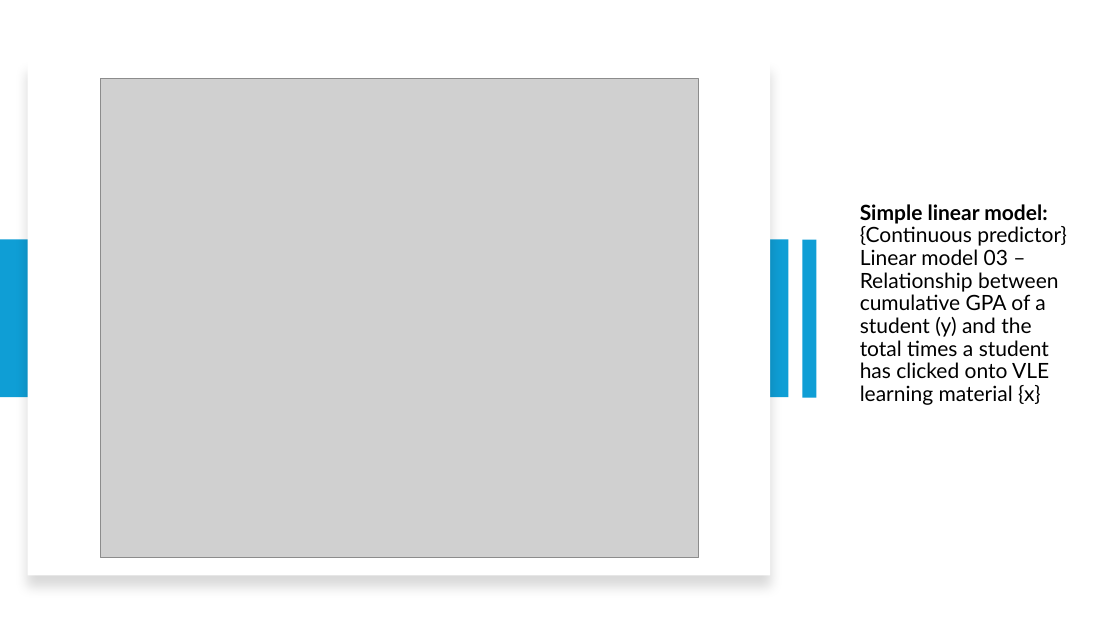
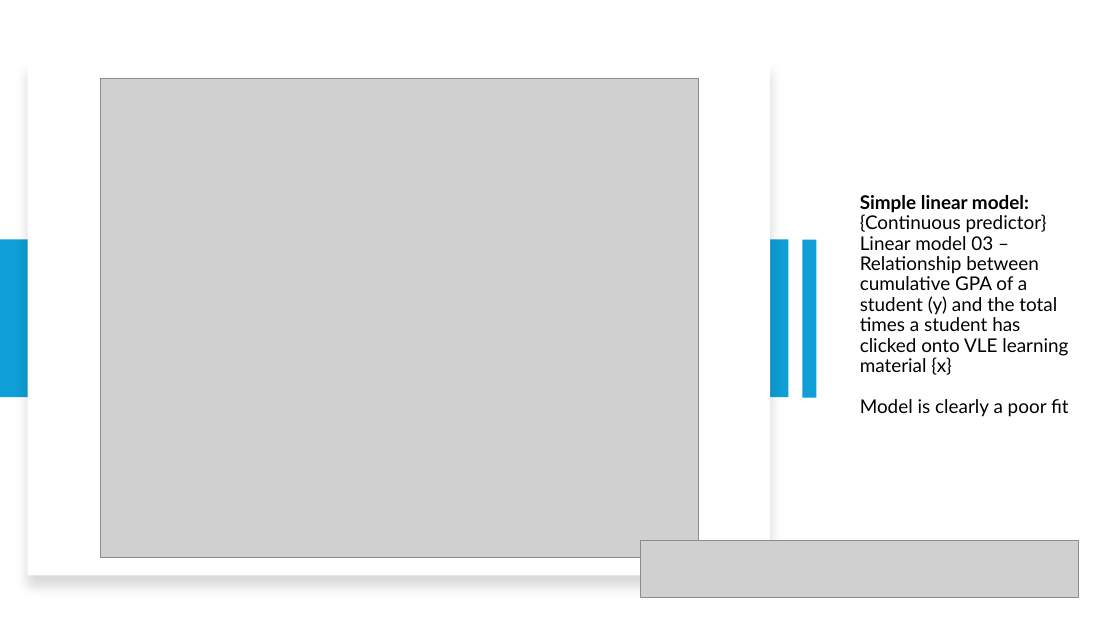
Before and after one commit to ProjectsKoryHasWorkedOn/2024_Grades_Dataset_R_Project, a slide deck: slide 30 of r_project_presentation.pptx (slide 29 before the commit). Drawn at 1120x630 pixels with LibreOffice and Linux fonts; fonts in the diff are those of the drawing; grey boxes stand for pictures. Boxes give left, top, right and bottom in pixels: in the first picture for what was removed or moved away, otherwise in the second. Text is boxed around its words. In the diff, an @@ line names an element or a change of style, - is before the commit and + after.

```diff
--- a/r_project_presentation.pptx
+++ b/r_project_presentation.pptx
@@ title at (x1=860, y1=195, x2=1069, y2=417): text changed; size 18 to 16.2 pt @@
-Simple linear model: {Continuous predictor} Linear model 03 – Relationship between cumulative GPA of a student (y) and the total times a student has clicked onto VLE learning material {x}
+Simple linear model: {Continuous predictor} Linear model 03 – Relationship between cumulative GPA of a student (y) and the total times a student has clicked onto VLE learning material {x}
+Model is clearly a poor fit
@@ picture added at (x1=640, y1=541, x2=1078, y2=597) @@
```
Also in this commit, not shown: 7 other slides changed, 1 slide added, 2 other files.
